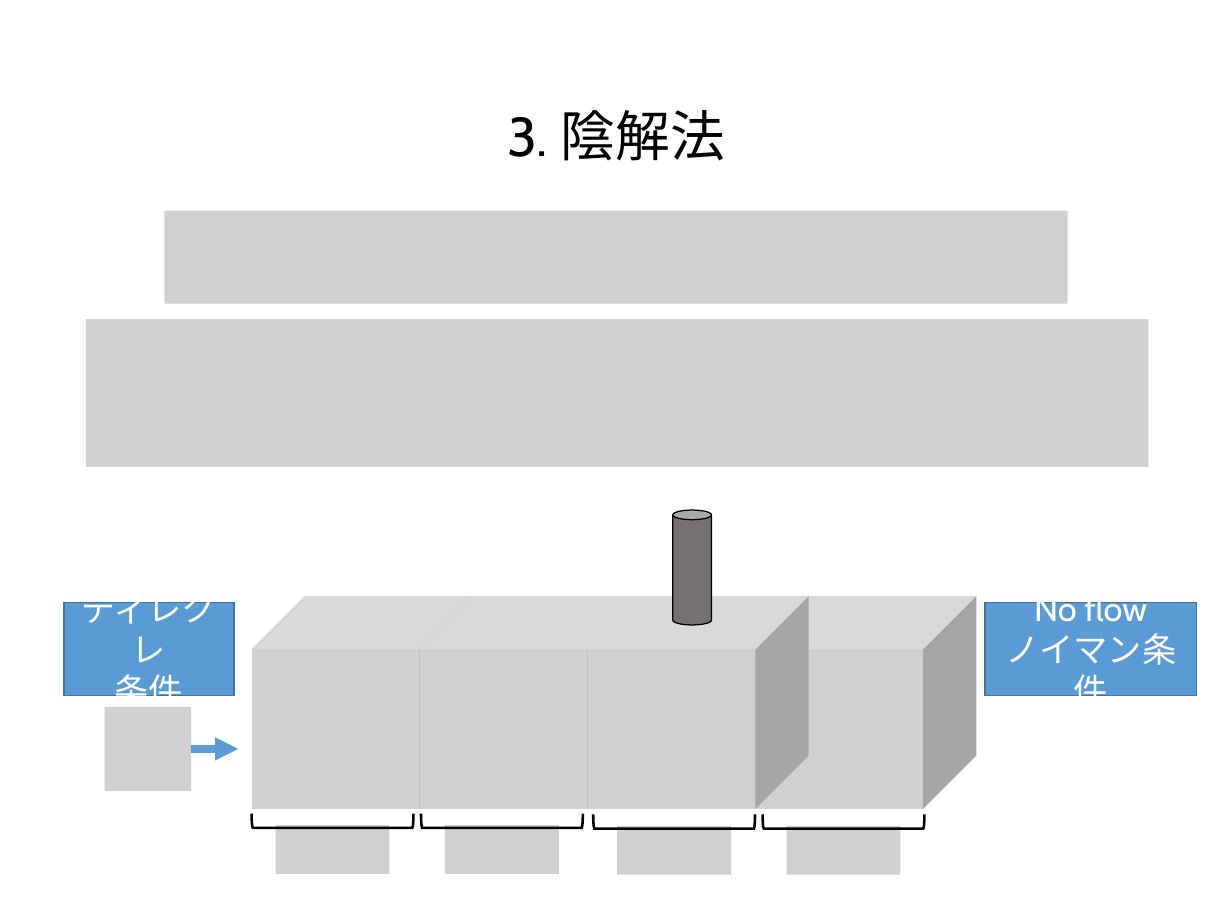
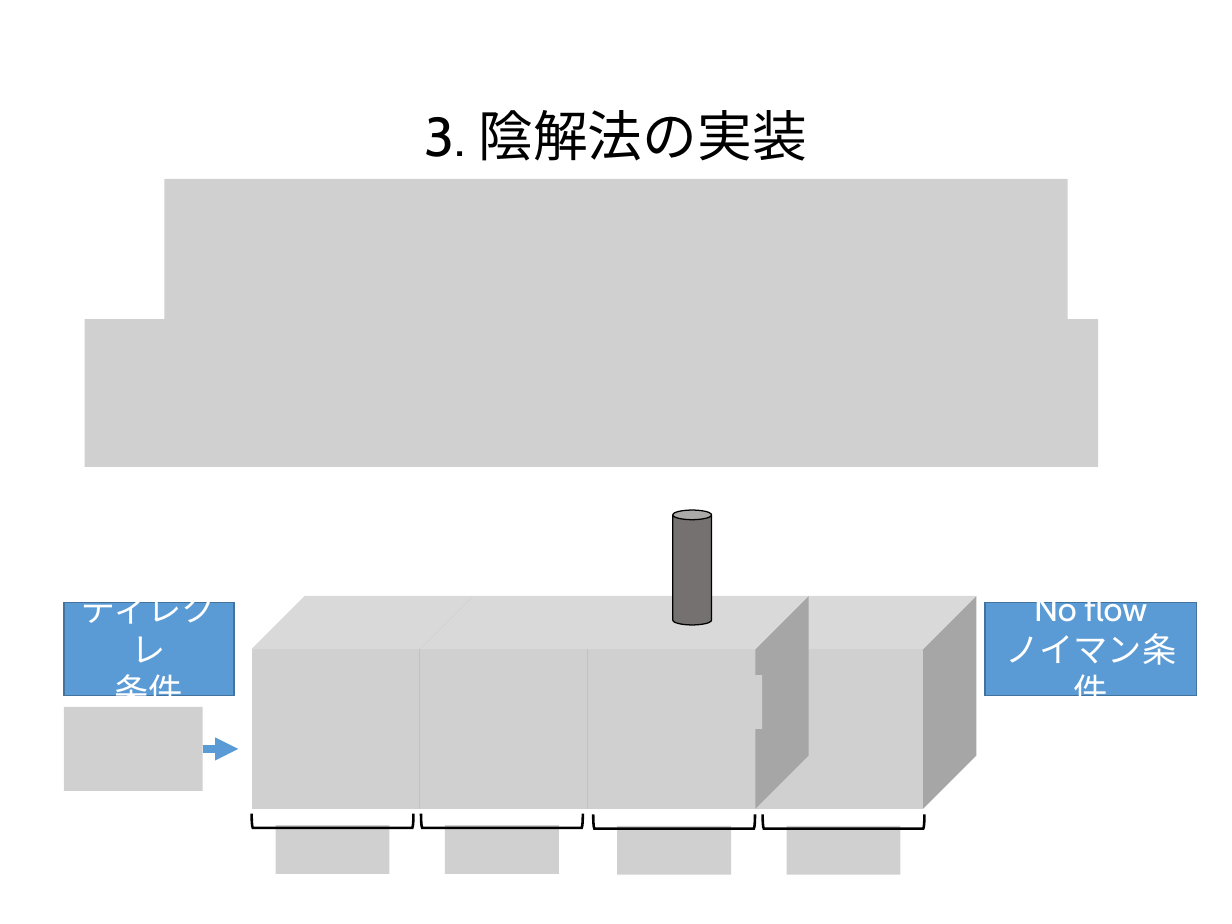
Before and after one commit to te288/intro_to_NA2022, a slide deck: slide 13 of pptx/04_1次元拡散方程式（陰解法）.pptx (slide 10 before the commit). Drawn at 1232x924 pixels with LibreOffice and Linux fonts; fonts in the diff are those of the drawing; grey boxes stand for pictures. Boxes give left, top, right and bottom in pixels: in the first picture for what was removed or moved away, otherwise in the second. Text is boxed around its words. In the diff, an @@ line names an element or a change of style, - is before the commit and + after.

Commit message:
陰解法の説明pdf追加

```diff
--- a/pptx/04_1次元拡散方程式（陰解法）.pptx
+++ b/pptx/04_1次元拡散方程式（陰解法）.pptx
@@ title at [425, 110, 807, 161]: text changed @@
-3. 陰解法
+3. 陰解法の実装
@@ picture: place and size @@
-picture at [164, 211, 1067, 303]
+picture at [164, 179, 1067, 326]
@@ picture: place and size @@
-picture at [86, 319, 1148, 467]
+picture at [85, 319, 1099, 467]
@@ picture: place and size @@
-picture at [644, 664, 750, 718]
+picture at [655, 675, 761, 729]
@@ picture: place and size @@
-picture at [105, 707, 191, 791]
+picture at [64, 707, 202, 791]
@@ arrow moved from (191, 749) - (238, 749) to (202, 749) - (238, 749) @@
```
Also in this commit, not shown: 10 other slides changed, 5 slides added, 1 slide removed, 8 other files.
